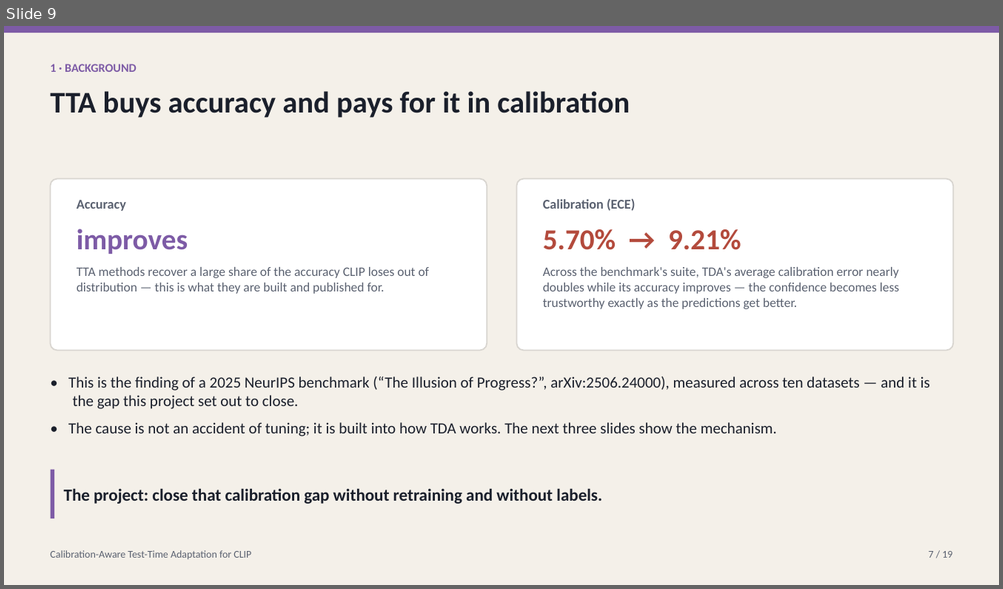
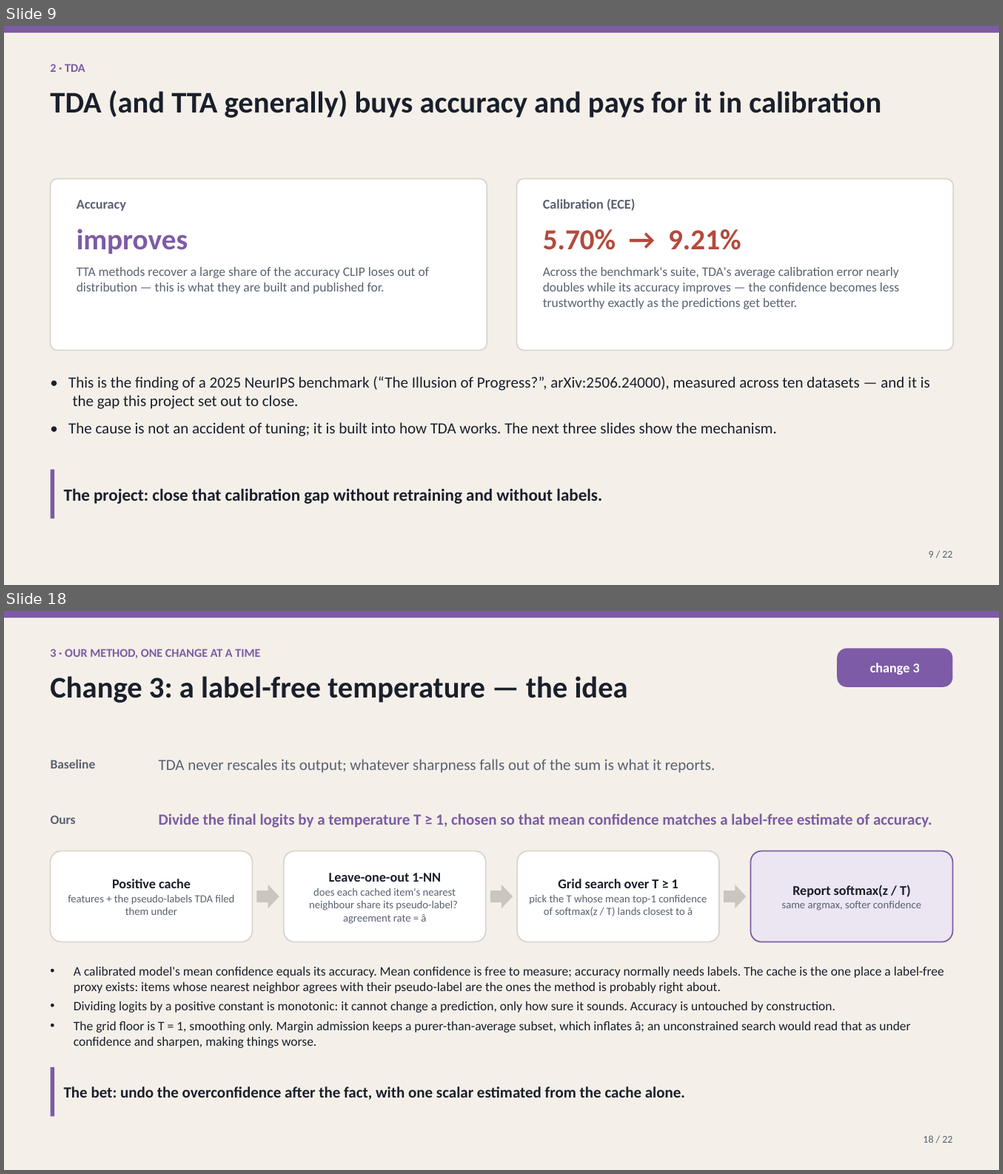
Before and after one commit to macwave12/deep_project_calibration_aware_tta, a slide deck: presentation/calibration_aware_tta.pptx. Shown one above the other, each under a label of ours: slide 9 before the commit, slides 9 and 18 after it; the slides between them are not shown. The pictures are 1003x589 and 1003x1174 pixels, drawn with LibreOffice and Linux fonts; fonts in the diff are those of the drawing. Boxes give left, top, right and bottom in pixels: in the first picture for what was removed or moved away, otherwise in the second. Text is boxed around its words. In the diff, an @@ line names an element or a change of style, - is before the commit and + after.

```diff
--- a/presentation/calibration_aware_tta.pptx
+++ b/presentation/calibration_aware_tta.pptx
@@ slide 18 added at <box>4,611,999,1170</box>, background #F4F0E9 @@
@@ rectangle added at <box>4,611,999,618</box>, fill #7D5BA6 @@
@@ text added at <box>50,649,260,658</box>, 11.5 pt, text #7D5BA6, bold @@
+3 · OUR METHOD, ONE CHANGE AT A TIME
@@ rounded rectangle added at <box>836,648,952,687</box>, fill #7D5BA6, 13 pt, text #FFFFFF, bold @@
+change 3
@@ text added at <box>50,676,628,703</box>, 29 pt, text #1A1F2B, bold @@
+Change 3: a label-free temperature — the idea
@@ text added at <box>51,759,96,769</box>, 12.5 pt, text #5A6170, bold @@
+Baseline
@@ text added at <box>159,759,714,773</box>, 15 pt, text #5A6170 @@
+TDA never rescales its output; whatever sharpness falls out of the sum is what it reports.
@@ text added at <box>51,815,76,824</box>, 12.5 pt, text #5A6170, bold @@
+Ours
@@ text added at <box>159,814,932,828</box>, 15 pt, text #7D5BA6, bold @@
+Divide the final logits by a temperature T ≥ 1, chosen so that mean confidence matches a label-free estimate of accuracy.
@@ rounded rectangle added at <box>51,851,253,943</box>, fill #FFFFFF, outline #D8D5D0 1.25 pt, 10.5 pt, text #5A6170 @@
+Positive cache
+features + the pseudo-labels TDA filed them under
@@ rounded rectangle added at <box>284,851,486,943</box>, fill #FFFFFF, outline #D8D5D0 1.25 pt, 10.5 pt, text #5A6170 @@
+Leave-one-out 1-NN
+does each cached item's nearest neighbour share its pseudo-label? agreement rate = â
@@ rounded rectangle added at <box>518,851,720,943</box>, fill #FFFFFF, outline #D8D5D0 1.25 pt, 10.5 pt, text #5A6170 @@
+Grid search over T ≥ 1
+pick the T whose mean top-1 confidence of softmax(z / T) lands closest to â
@@ rounded rectangle added at <box>750,851,952,943</box>, fill #ECE6F3, outline #7D5BA6 1.25 pt, 10.5 pt, text #5A6170 @@
+Report softmax(z / T)
+same argmax, softer confidence
@@ right arrow added at <box>257,885,279,908</box>, fill #C9C6C0 @@
@@ right arrow added at <box>490,885,513,908</box>, fill #C9C6C0 @@
@@ right arrow added at <box>723,885,745,908</box>, fill #C9C6C0 @@
@@ text added at <box>74,967,944,1048</box>, 12.5 pt, text #1A1F2B @@
+• A calibrated model's mean confidence equals its accuracy. Mean confidence is free to measure; accuracy normally needs labels. The cache is the one place a label-free proxy exists: items whose nearest neighbor agrees with their pseudo-label are the ones the method is probably right about.
+• Dividing logits by a positive constant is monotonic: it cannot change a prediction, only how sure it sounds. Accuracy is untouched by construction.
+• The grid floor is T = 1, smoothing only. Margin admission keeps a purer-than-average subset, which inflates â; an unconstrained search would read that as under confidence and sharpen, making things worse.
@@ rectangle added at <box>51,1068,55,1117</box>, fill #7D5BA6 @@
@@ text added at <box>64,1087,685,1100</box>, 15 pt, text #1A1F2B, bold @@
+The bet: undo the overconfidence after the fact, with one scalar estimated from the cache alone.
@@ text added at <box>922,1136,952,1143</box>, 10 pt, text #5A6170 @@
+18 / 22
@@ slide 9 changed as well @@
@@ text at <box>50,64,85,72</box>: text changed @@
-1 · BACKGROUND
+2 · TDA
@@ text at <box>50,90,881,118</box>: text changed @@
-TTA buys accuracy and pays for it in calibration
+TDA (and TTA generally) buys accuracy and pays for it in calibration
@@ text removed at <box>50,551,251,560</box> @@
-Calibration-Aware Test-Time Adaptation for CLIP
@@ text at <box>928,551,952,558</box>: text changed @@
-7 / 19
+9 / 22
```
Also in this commit, not shown: 10 other slides changed, 9 other slides added, 7 slides removed.
